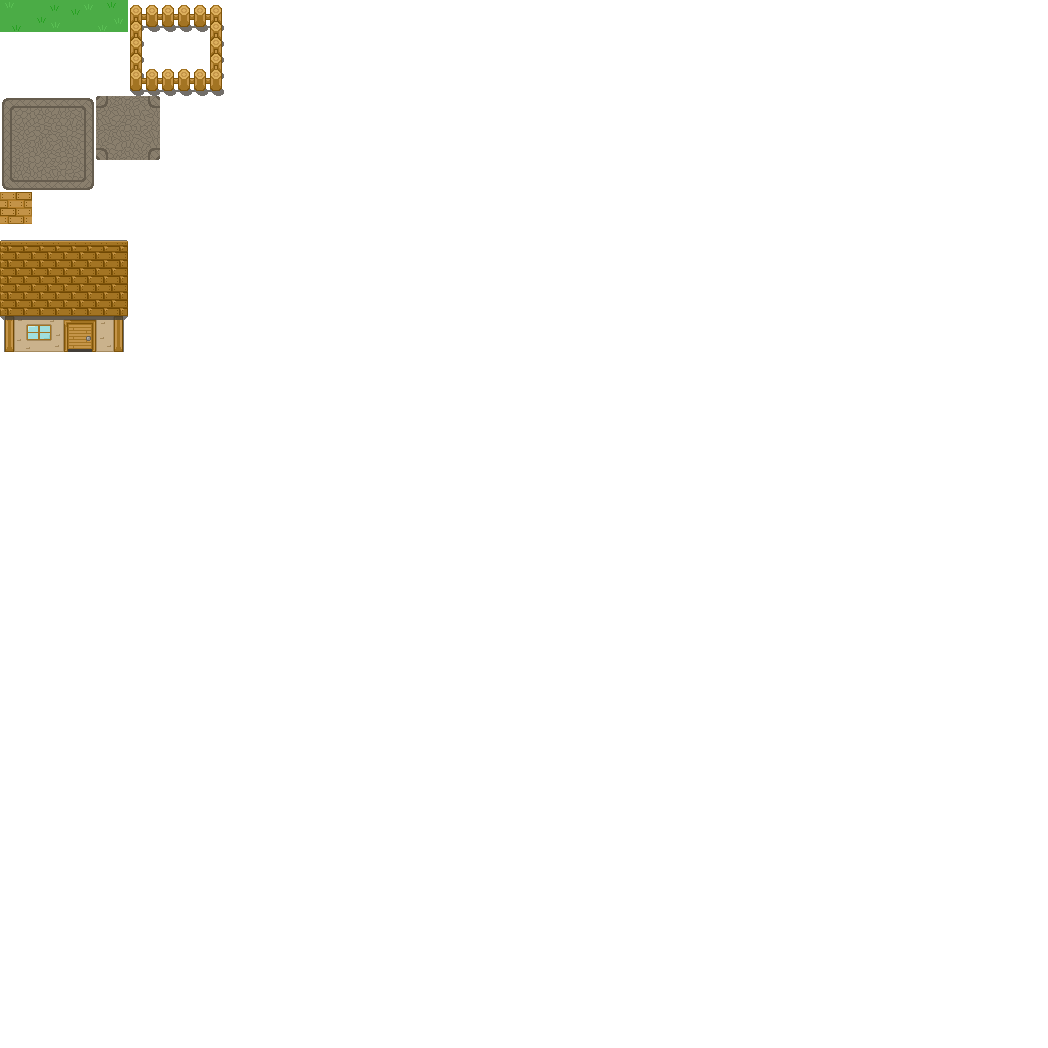
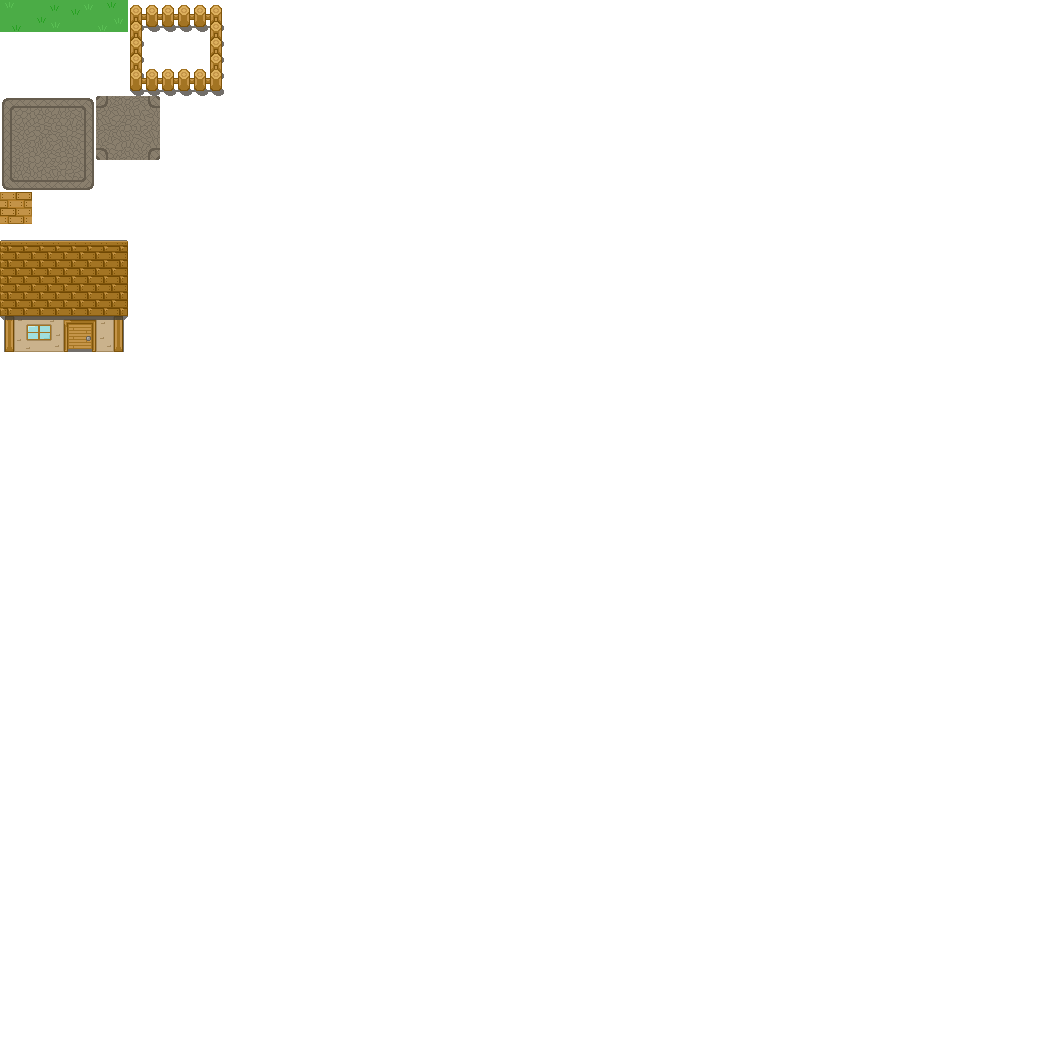
Layers edited between the first and the second 1048 × 1048 image:
painted on "HouseShadow" over box(68, 349, 92, 352)
painted on "House" over box(68, 349, 92, 352)
